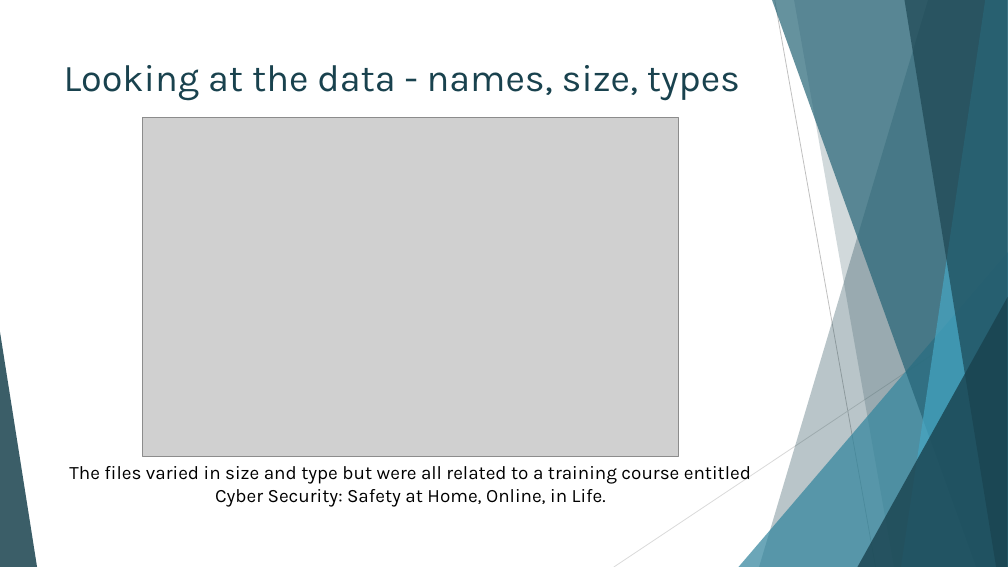
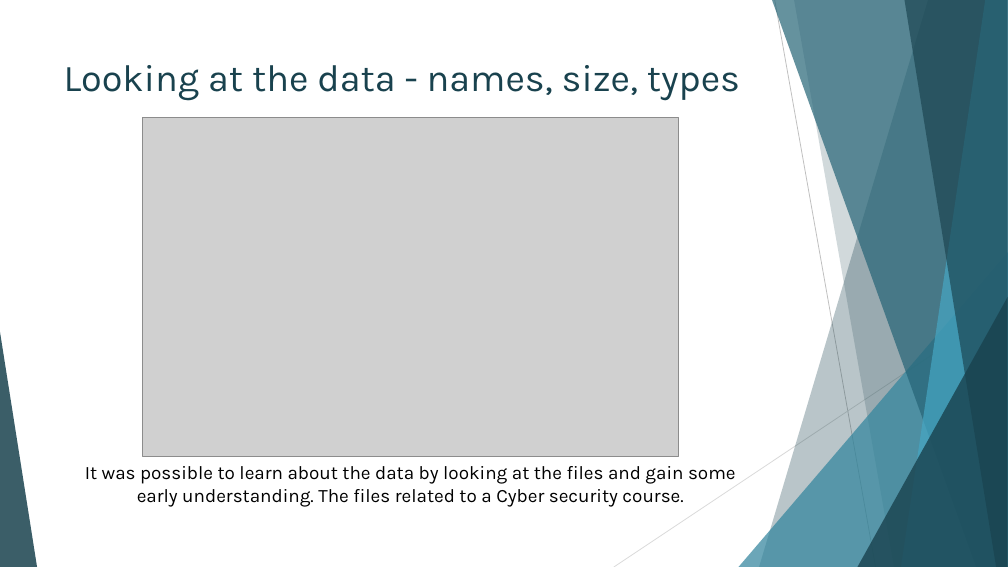
Before and after one commit to IssyMiddleton/CSC8631-Data-Management-Exploratory-Analysis, a slide deck: slide 3 of Exploratory_Analysis/reports/Overview-Presentation.pptx. Drawn at 1008x567 pixels with LibreOffice and Linux fonts; fonts in the diff are those of the drawing; grey boxes stand for pictures. Boxes give left, top, right and bottom in pixels: in the first picture for what was removed or moved away, otherwise in the second. Text is boxed around its words. In the diff, an @@ line names an element or a change of style, - is before the commit and + after.

```diff
--- a/Exploratory_Analysis/reports/Overview-Presentation.pptx
+++ b/Exploratory_Analysis/reports/Overview-Presentation.pptx
@@ text at <box>85,466,736,507</box>: text changed @@
-The files varied in size and type but were all related to a training course entitled Cyber Security: Safety at Home, Online, in Life.
+It was possible to learn about the data by looking at the files and gain some early understanding. The files related to a Cyber security course.
```
Also in this commit, not shown: 10 other slides changed, 5 slides added, 5 slides removed, 33 other files.
